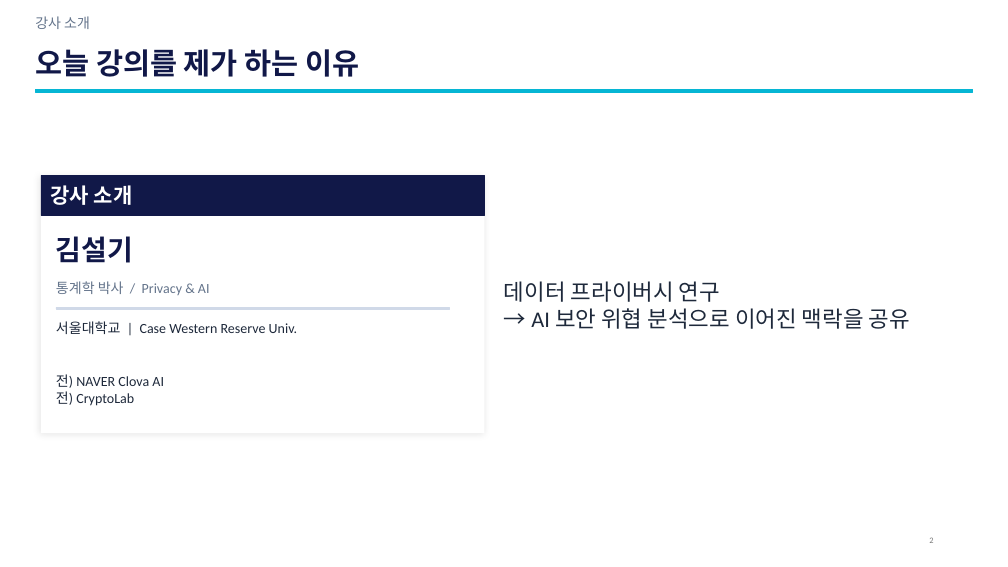
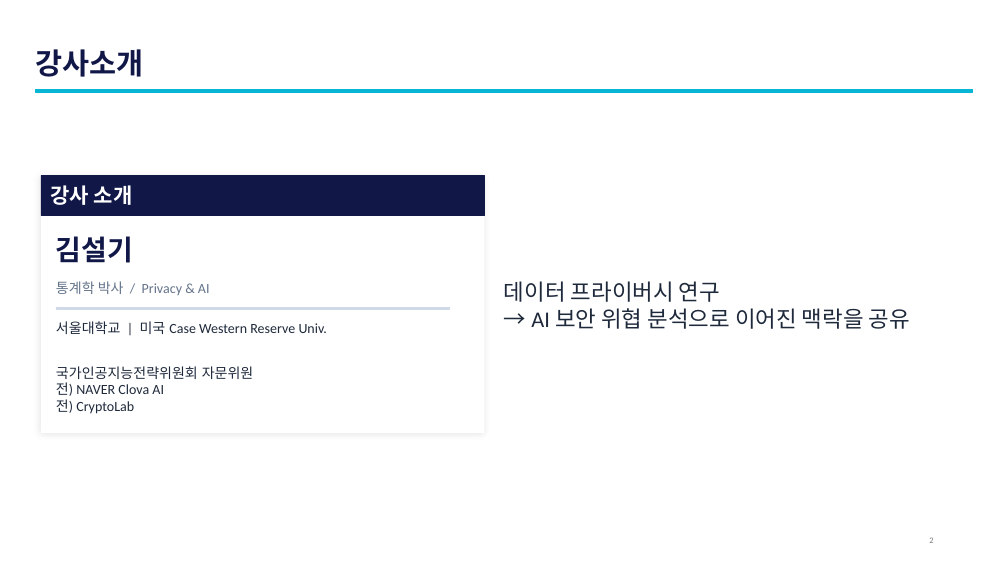
Before and after one commit to sulgik/security-workshop, a slide deck: slide 2 of 3일차_1강_.pptx. Drawn at 1008x567 pixels with LibreOffice and Linux fonts; fonts in the diff are those of the drawing. Boxes give left, top, right and bottom in pixels: in the first picture for what was removed or moved away, otherwise in the second. Text is boxed around its words. In the diff, an @@ line names an element or a change of style, - is before the commit and + after.

```diff
--- a/3일차_1강_.pptx
+++ b/3일차_1강_.pptx
@@ text removed at [35, 16, 90, 29] @@
-강사 소개
@@ text at [35, 49, 143, 77]: text changed @@
-오늘 강의를 제가 하는 이유
+강사소개
@@ text at [56, 321, 327, 334]: text changed @@
-서울대학교 | Case Western Reserve Univ.
+서울대학교 | 미국 Case Western Reserve Univ.
@@ text at [56, 366, 254, 414]: text changed @@
-전) NAVER Clova AI
-전) CryptoLab
+국가인공지능전략위원회 자문위원
+전) NAVER Clova AI
+전) CryptoLab
```
Also in this commit, not shown: 6 other files.
